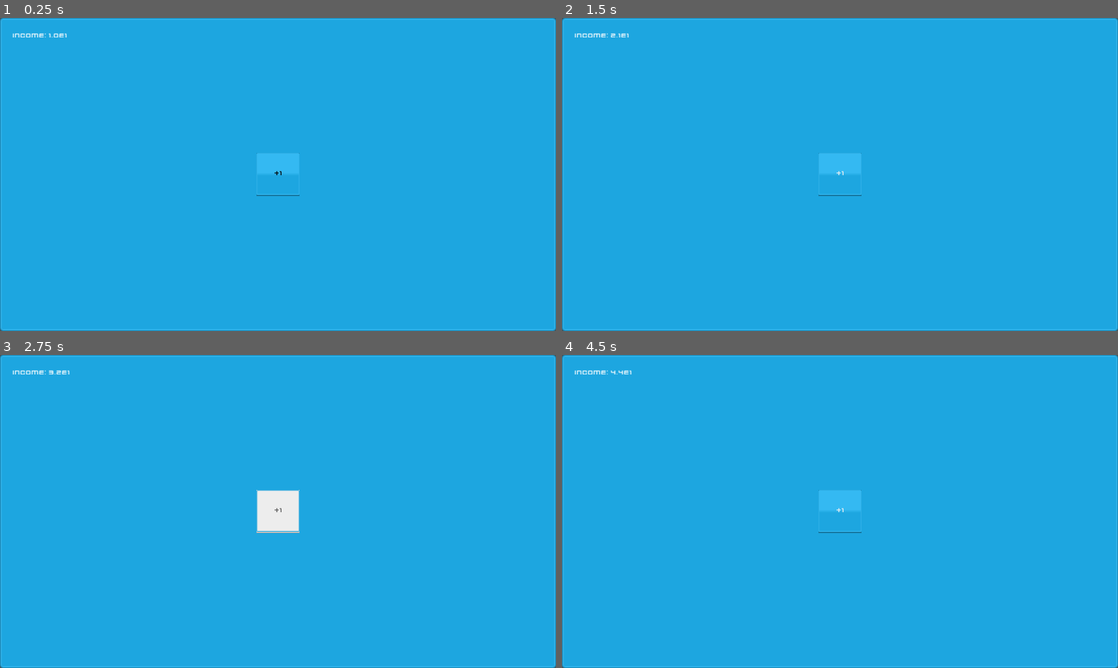
Above: before the commit, frames 1-4 (two rows, left to right).
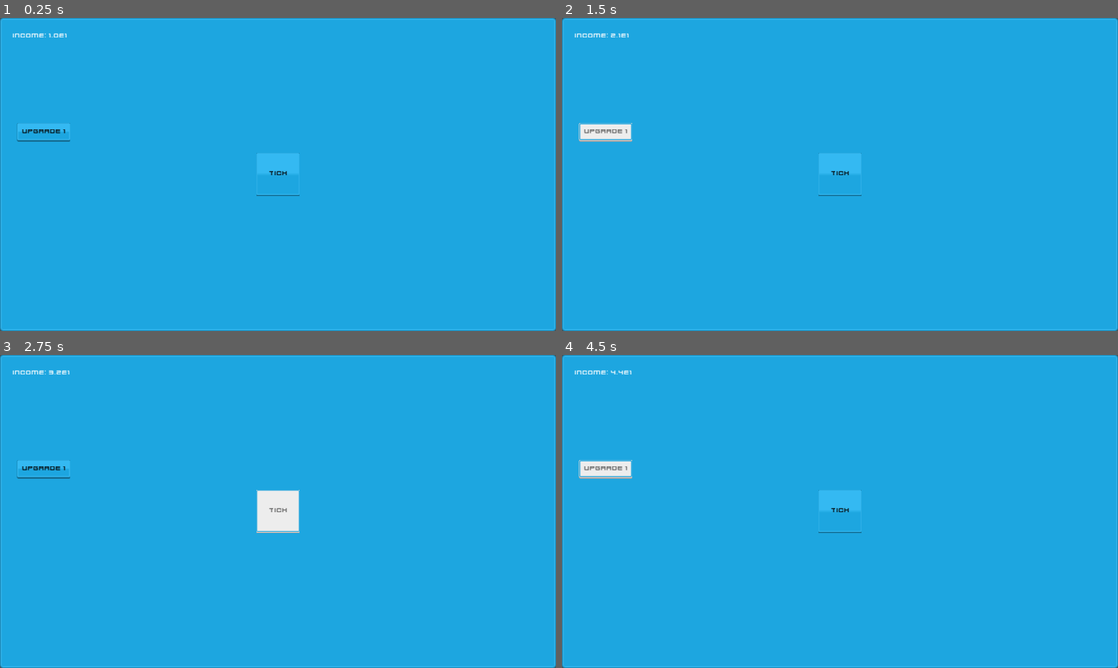
Above: after the commit, the same moments.

Repository: zerotag/idle-rhombus
Game: Godot game, scene res://scenes/Main.tscn
Same seed, same stepped clock (60 frames per second), same inputs: the game is played once before the commit and once after it.
Inputs (mouse positions are in pixels of both pictures, inside the frame that each line leads up to):
- Up to frame 1 (0.25 s): no input
- Up to frame 2 (1.5 s): click "+1" (after the commit: "Tick") at 0.5 s; click (606, 130) at 1.25 s, where only the run after the commit has a clickable "Upgrade 1"
- Up to frame 3 (2.75 s): click "+1" (after the commit: "Tick") at 2 s
- Up to frame 4 (4.5 s): click (606, 467) at 2.75 s, where only the run after the commit has a clickable "Upgrade 1"; click "+1" (after the commit: "Tick") at 3.5 s; click (606, 467) at 4.25 s, where only the run after the commit has a clickable "Upgrade 1"

The runs differ from the first frame. In frame 1, 0.2% of the frame differs, in the area x 3-52%, y 33-51%; in frame 2, 0.6%; in frame 3, 0.2%; in frame 4, 0.6%.

Commit message:
Added Upgrade1Button
Added Upgrade1Button, and modified how the game handles the income using "ticks"

Diff:
--- a/scenes/Main.tscn
+++ b/scenes/Main.tscn
@@ -26,7 +26,7 @@
 margin_right = 690.0
 margin_bottom = 410.0
 rect_min_size = Vector2( 100, 100 )
-text = "+1"
+text = "Tick"
 script = ExtResource( 3 )
 
 [node name="MC_Info" type="MarginContainer" parent="."]
@@ -56,9 +56,17 @@
 margin_bottom = 23.0
 text = "1"
 
+[node name="Upgrade1Button" type="Button" parent="."]
+margin_left = 39.0
+margin_top = 241.0
+margin_right = 162.324
+margin_bottom = 283.251
+text = "Upgrade 1"
+
 [node name="FrameTimer" type="Timer" parent="."]
 unique_name_in_owner = true
 autostart = true
 
 [connection signal="button_up" from="CC_Buttons/TheButton" to="." method="_on_TheButton_press"]
+[connection signal="button_up" from="Upgrade1Button" to="." method="buy_upgrade" binds= [ 1 ]]
 [connection signal="timeout" from="FrameTimer" to="." method="_on_FrameTimer_timeout"]
--- a/scripts/Main.gd
+++ b/scripts/Main.gd
@@ -23,12 +23,29 @@
 	"float": 1.79769e308,
 }
 
+var the_ticks = {
+	"click": 1,
+	"frame": 0.1,
+}
+
+var the_upgrades = {
+	"upgrade1": {
+		"amount": 0,
+		"base": 1.0,
+		"expo": 1,
+		"cost": 10,
+		"cost_expo": 1.1},
+}
+
 # Overrides
 func _ready() -> void:
 	update_labels()
 
 # Helpers
 func update_labels() -> void:
+	for key in the_upgrades.keys():
+		if the_upgrades[key].amount > 0:
+			the_ticks.click = 1 + the_upgrades[key].base * the_upgrades[key].amount
 	gui.v_income.text = "%.1fE%d" % [the_income.base, the_income.expo]
 
 func reduce_base(value: float) -> float:
@@ -38,11 +55,19 @@
 		new_value = float("0.%s" % value_to_string)
 	return new_value
 
+func buy_upgrade(id: int) -> void:
+	var upgrade = "upgrade%d" % id
+	if the_income.base >= the_upgrades[upgrade].cost:
+		the_income.base -= the_upgrades[upgrade].cost
+		the_upgrades[upgrade].amount += 1
+		the_upgrades[upgrade].cost *= the_upgrades[upgrade].cost_expo
+		update_labels()
+
 # Events
 func _on_TheButton_press() -> void:
-	the_income.base += gui.the_button.the_value
+	the_income.base += the_ticks.click
 	update_labels()
 
 func _on_FrameTimer_timeout() -> void:
-	the_income.base += 0.1
+	the_income.base += the_ticks.frame
 	update_labels()
--- a/scripts/TheButton.gd
+++ b/scripts/TheButton.gd
@@ -1,6 +1,6 @@
 extends Button
 
-export(int) var the_value := 1
+# export(int) var the_value := 1
 
 func _ready() -> void:
 	pass
